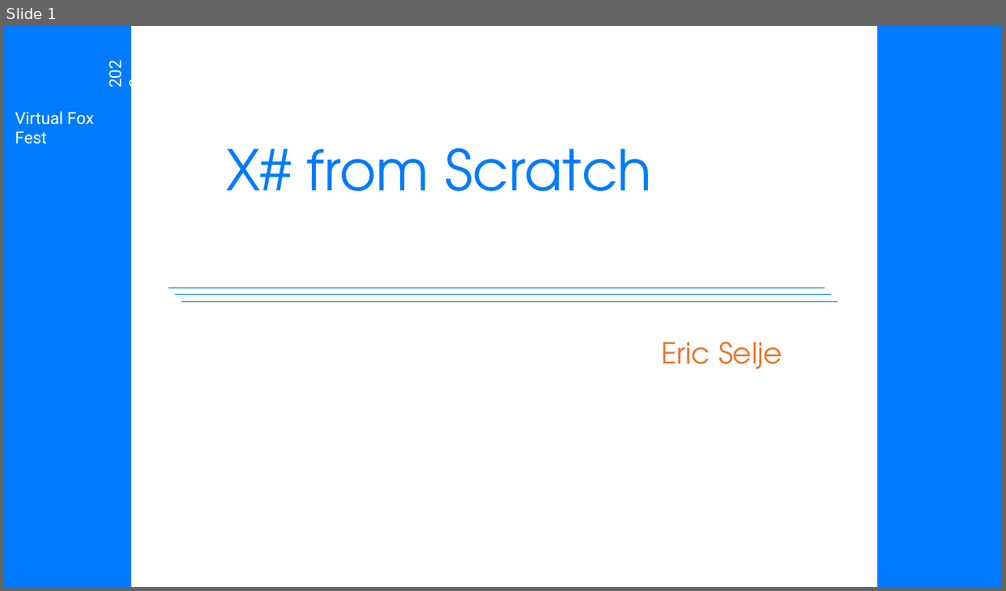
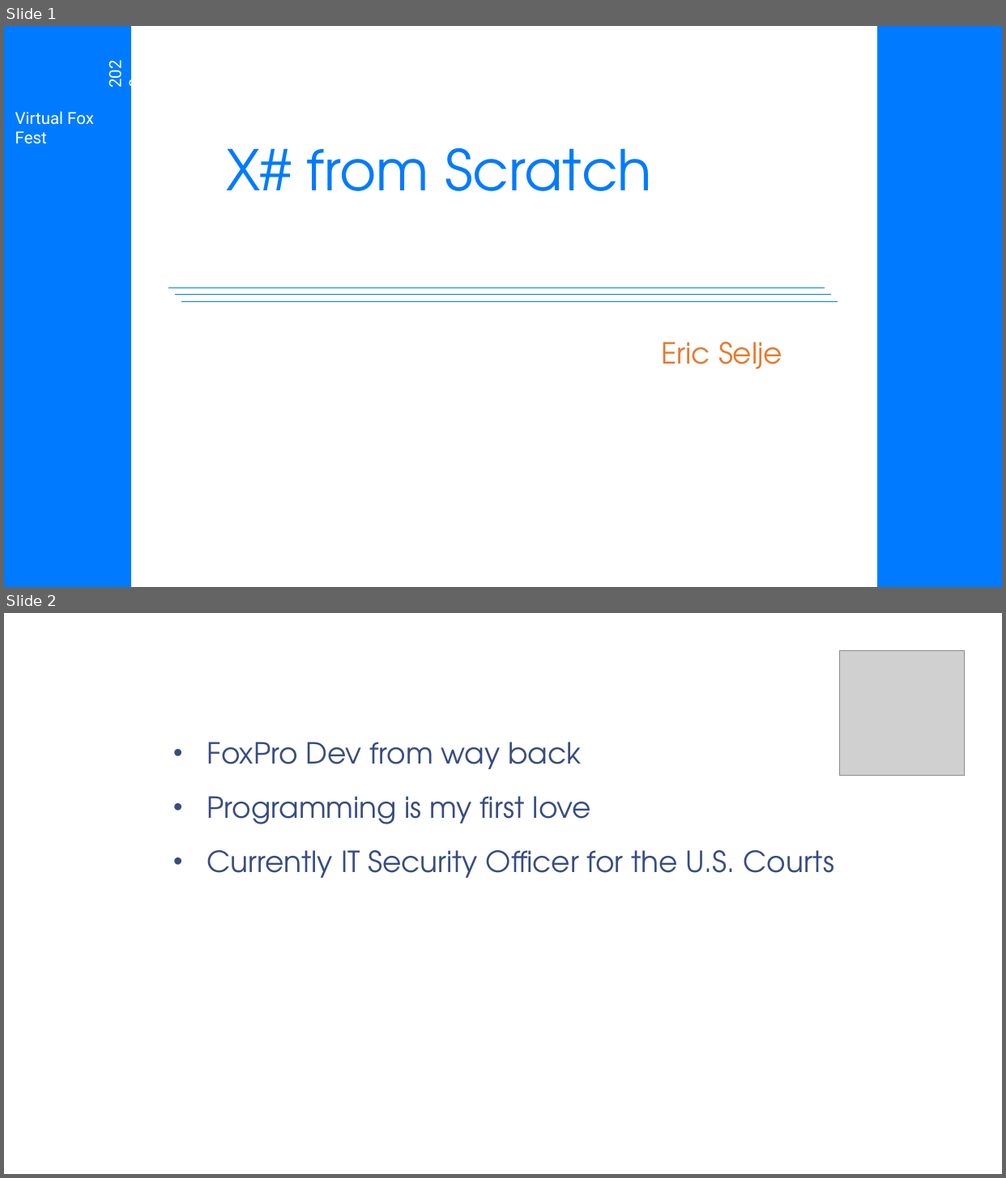
Before and after one commit to eselje/XToDos, a slide deck: Docs/Selje_XSharpFromScratch_Slides.pptx. Shown one above the other, each under a label of ours: slide 1 before the commit, slides 1 and 2 after it. The pictures are 1006x591 and 1006x1178 pixels, drawn with LibreOffice and Linux fonts; fonts in the diff are those of the drawing; grey boxes stand for pictures; background and template pictures are left out. Boxes give left, top, right and bottom in pixels: in the first picture for what was removed or moved away, otherwise in the second. Text is boxed around its words. In the diff, an @@ line names an element or a change of style, - is before the commit and + after.

```diff
--- a/Docs/Selje_XSharpFromScratch_Slides.pptx
+++ b/Docs/Selje_XSharpFromScratch_Slides.pptx
@@ slide 2 added at bbox=[4, 613, 1002, 1174], background picture (left out) @@
@@ title added at bbox=[166, 637, 957, 694], 39.6 pt, text #FFFFFF @@
+Eric Selje
@@ picture added at bbox=[839, 650, 965, 776] @@
@@ text added at bbox=[207, 742, 834, 878], 28 pt, text #374C81 @@
+• FoxPro Dev from way back
+• Programming is my first love
+• Currently IT Security Officer for the U.S. Courts
```
Also in this commit, not shown: 9 slides changed, 8 other slides added, 8 slides removed, 3 other files.
